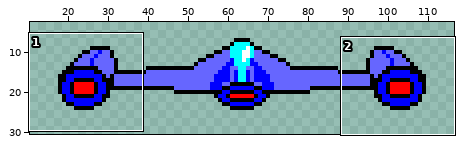
Sprite sheet: ship.png. Above: a wide view before the commit, with the close-up outlined.
Close-up. First the earlier version:
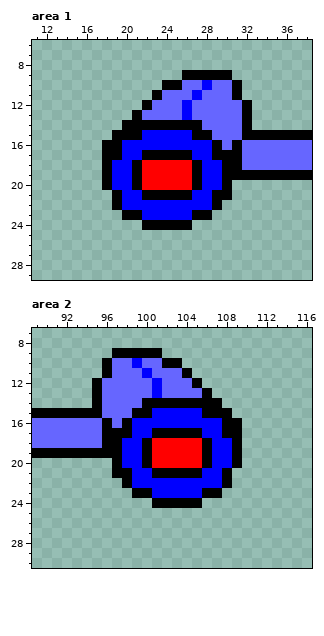
The file is 128x32 pixels. Shown: area 1: x 11..38, y 6..29; area 2: x 89..116, y 7..30. The wide view leaves out empty margins.
After:
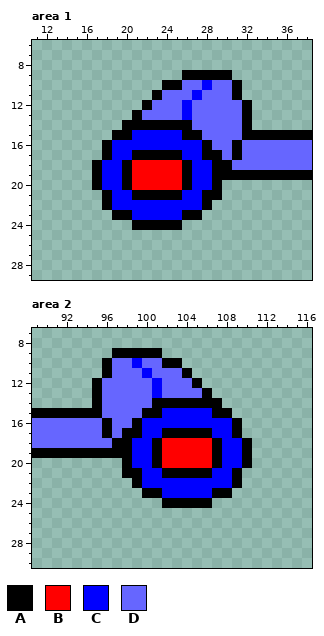
Palette (. is transparent): A #000000  B #ff0000  C #0000ff  D #6666ff
What changed:
Area 1:
The author put colour A in rows 18 to 20 at x 17; in rows 21 to 22 at x 18; in row 23 at x 19; in row 24 at x 21.
Colour B becomes colour A in rows 18 to 20 at x 26.
Colour C becomes colour A in row 15 at x 26; in row 16 at x 28; in row 17 at x 21 and 28; in rows 18 to 20 at x 20 and 29; in row 21 at x 21 and 28; in row 22 at x 28.
Colour C becomes colour A in row 23 at x 26.
Colour A becomes colour B in rows 18 to 20 at x 21.
Colour A becomes colour C in row 15 at x 21; in row 16 at x 19; in row 17 at x 19 and 26; in rows 18 to 20 at x 18 and 27; in row 21 at x 19 and 26; in row 22 at x 19.
Colour A becomes colour C in row 23 at x 21.
Colour A becomes colour D in row 14 at x 27; in row 15 at x 28; in row 16 at x 29; in row 17 at x 30; in row 18 at x 31.
The author cleared colour A in rows 20 to 21 at x 30; in row 22 at x 29; in row 23 at x 28; in row 24 at x 26.
Area 2:
The author put colour A in rows 18 to 20 at x 110; in rows 21 to 22 at x 109; in row 23 at x 108; in row 24 at x 106.
Colour B becomes colour A in rows 18 to 20 at x 101.
Colour C becomes colour A in row 15 at x 101; in row 16 at x 99; in row 17 at x 99 and 106; in rows 18 to 20 at x 98 and 107; in row 21 at x 99 and 106; in row 22 at x 99.
Colour C becomes colour A in row 23 at x 101.
Colour A becomes colour B in rows 18 to 20 at x 106.
Colour A becomes colour C in row 15 at x 106; in row 16 at x 108; in row 17 at x 101 and 108; in rows 18 to 20 at x 100 and 109; in row 21 at x 101 and 108; in row 22 at x 108.
Colour A becomes colour C in row 23 at x 106.
Colour A becomes colour D in row 14 at x 100; in row 15 at x 99; in row 16 at x 98; in row 17 at x 97; in row 18 at x 96.
The author cleared colour A in rows 20 to 21 at x 97; in row 22 at x 98; in row 23 at x 99; in row 24 at x 101.
